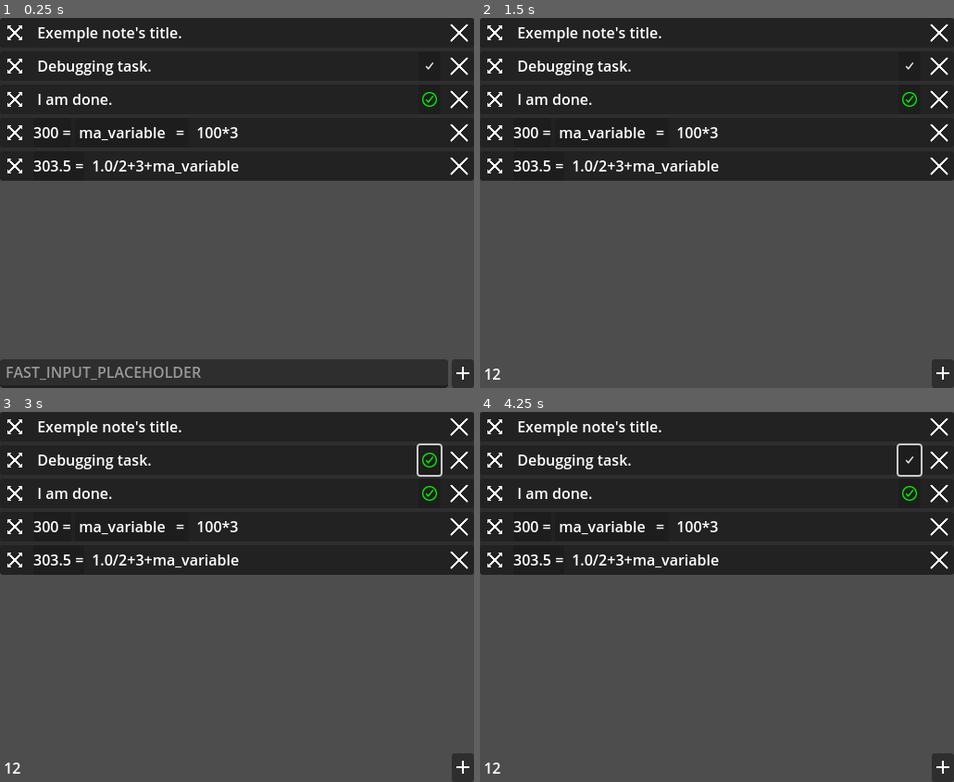
Above: before the commit, frames 1-4 (two rows, left to right).
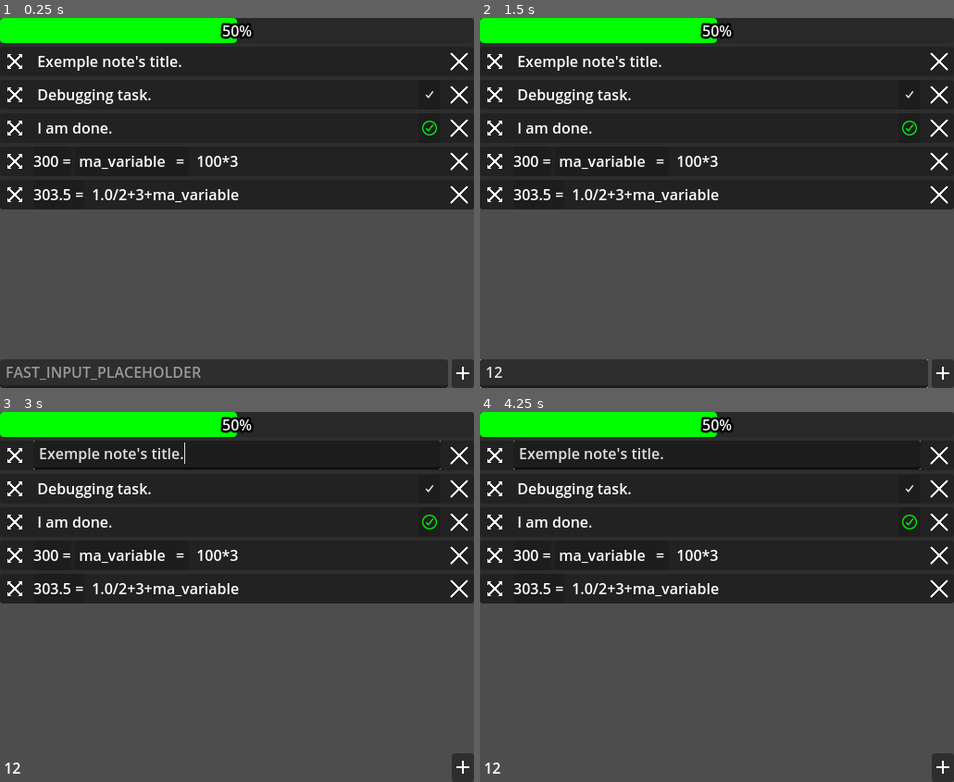
Above: after the commit, the same moments.

Repository: xorblo-doitus/Bloc-notes-plus-plus
Game: Godot game, scene res://src/app/main.tscn
Two runs of this game, one before a commit and one after it. Both use one fixed random seed, a clock stepped at 60 frames per second and the inputs below. The engine's default icon, where the game draws it, is replaced by a stand-in: a white triangle on a blue panel in a dark square.
Inputs (mouse positions are in pixels of both pictures, inside the frame that each line leads up to):
- Up to frame 1 (0.25 s): no input
- Up to frame 2 (1.5 s): click (702, 373) at 0.52 s; type "12" at 0.6 s; click (494, 32) at 1.27 s
- Up to frame 3 (3 s): click (14, 426) at 2.02 s; click (431, 460) at 2.77 s
- Up to frame 4 (4.25 s): click (911, 460) at 3.52 s

The runs differ from the first frame. In frame 1, 15% of the frame differs, in the area x 0-100%, y 0-52%; in frame 2, 22%, in the area x 0-100%, y 0-100%; in frame 3, 15%; in frame 4, 15%.

Commit message:
Added a progress bar

Diff:
--- a/src/gui/displaying_notes/note_list_display.gd
+++ b/src/gui/displaying_notes/note_list_display.gd
@@ -2,6 +2,7 @@
 extends PanelContainer
 
 @onready var notes_container: VBoxContainer = %NotesContainer
+@onready var progress_bar: ProgressBar = %ProgressBar
 
 ## The notes displayed.
 ## [br][br][b]READONLY[/b]: Trying to modifying this attribute will only set it's
@@ -60,6 +61,43 @@
 
 	_note_displays.append_array(new_displays)
 	_reorder_note_displays()
+	update_completion_percent()
+
+
+var _task_connections: Array[Connection] = []
+
+func update_completion_percent() -> void:
+	if not is_node_ready():
+		ready.connect(update_completion_percent, CONNECT_ONE_SHOT)
+		return
+
+	Connection.destroy_all(_task_connections)
+
+	var tasks: int = 0
+	var done: int = 0
+
+	for note in notes:
+		if note is Task:
+			tasks += 1
+
+			_task_connections.append(Connection.new(
+				note.done_toggled,
+				update_completion_percent.unbind(1),
+				true
+			))
+
+			if note.done:
+				done += 1
+
+
+	if tasks == 0:
+		progress_bar.hide()
+		return
+
+	progress_bar.show()
+
+	progress_bar.max_value = tasks
+	progress_bar.value = done
 
 
 ## Unparent all displays and reparent them in the right order
--- a/src/gui/displaying_notes/note_list_display.tscn
+++ b/src/gui/displaying_notes/note_list_display.tscn
@@ -1,6 +1,13 @@
-[gd_scene load_steps=2 format=3 uid="uid://bbqidfrhlnl3x"]
+[gd_scene load_steps=3 format=3 uid="uid://bbqidfrhlnl3x"]
 
 [ext_resource type="Script" path="res://src/gui/displaying_notes/note_list_display.gd" id="1_rlmku"]
+
+[sub_resource type="StyleBoxFlat" id="StyleBoxFlat_jqcuf"]
+bg_color = Color(0, 1, 0, 1)
+corner_radius_top_left = 4
+corner_radius_top_right = 4
+corner_radius_bottom_right = 4
+corner_radius_bottom_left = 4
 
 [node name="NoteListDisplay" type="PanelContainer"]
 anchors_preset = 15
@@ -14,3 +21,11 @@
 [node name="NotesContainer" type="VBoxContainer" parent="."]
 unique_name_in_owner = true
 layout_mode = 2
+
+[node name="ProgressBar" type="ProgressBar" parent="NotesContainer"]
+unique_name_in_owner = true
+layout_mode = 2
+theme_override_colors/font_outline_color = Color(0, 0, 0, 1)
+theme_override_constants/outline_size = 10
+theme_override_styles/fill = SubResource("StyleBoxFlat_jqcuf")
+value = 50.0
